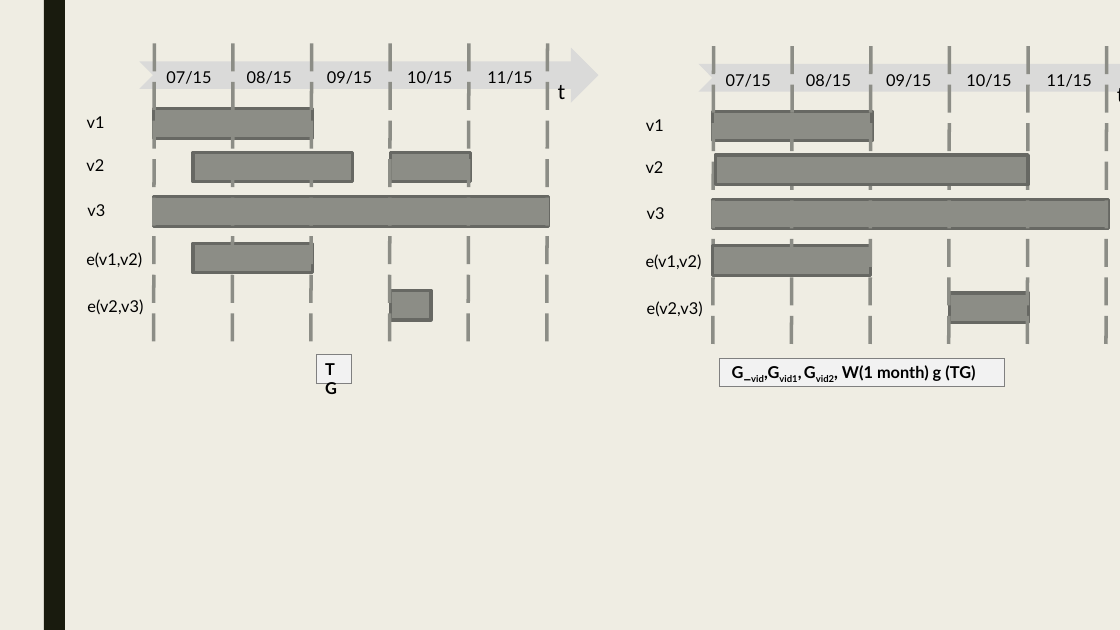
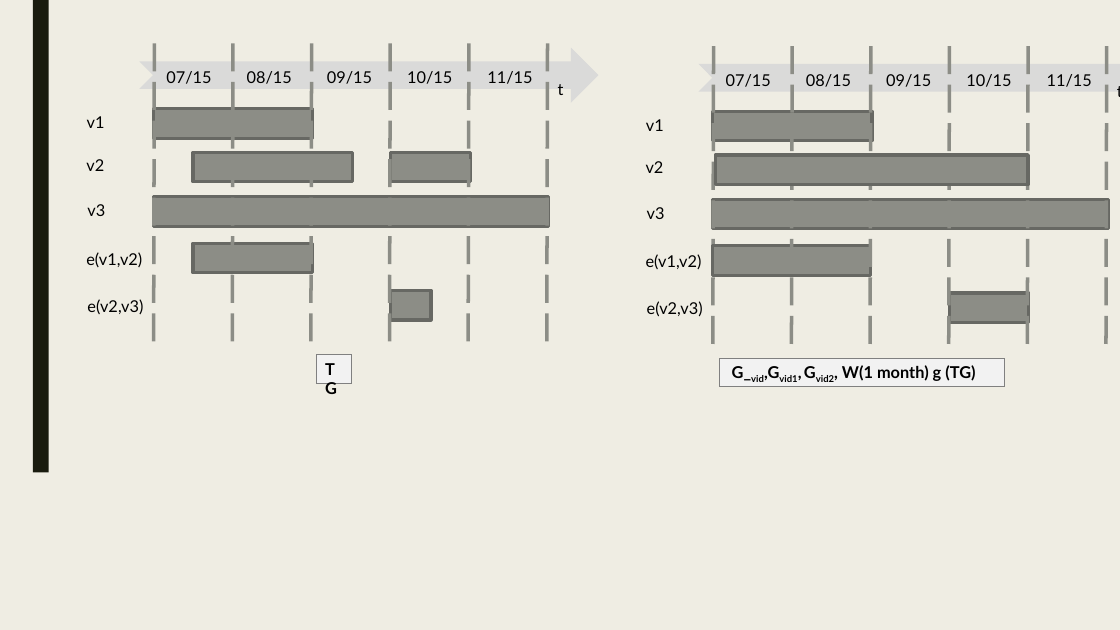
Before and after one commit to PortalDB/portal, a slide deck: slide 17 of paper/pvldb2016/figs/model.pptx (slide 14 before the commit). Drawn at 1120x630 pixels with LibreOffice and Linux fonts; fonts in the diff are those of the drawing. Boxes give left, top, right and bottom in pixels: in the first picture for what was removed or moved away, otherwise in the second. Text is boxed around its words. In the diff, an @@ line names an element or a change of style, - is before the commit and + after.

```diff
--- a/paper/pvldb2016/figs/model.pptx
+++ b/paper/pvldb2016/figs/model.pptx
@@ rectangle: place and size @@
-rectangle at (44,0,65,630)
+rectangle at (33,0,49,472)
@@ text "t" at (558,84,564,95): size 18 to 14 pt @@
@@ text "t" at (1117,86,1120,97): size 18 to 14 pt @@
```
Also in this commit, not shown: 16 other slides changed, 5 slides added, 2 other files.
